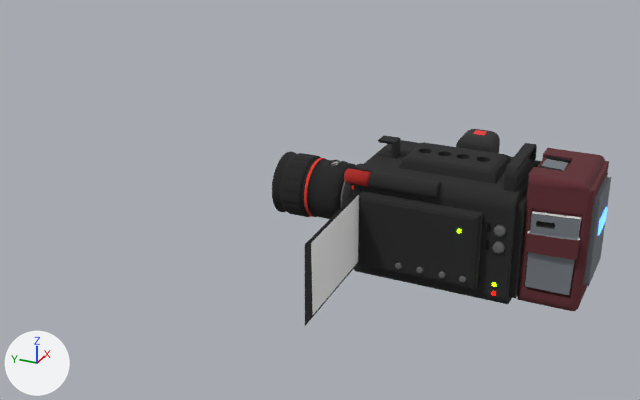
A saved change to the glTF model assets/models/items/video_camera.glb.
Rendered twice from a camera (50 mm lens) standing at (-1.962, -0.621, 1.35) and looking at (0.062, 0.29, 0.338). The lights are fixed; the arrows at lower left show +X, +Y and +Z. The picture after the commit comes second.

The first picture shows 'Cube.004_Material.011_0.001', 'Cube.006_Material.010_0.001', 'Cube.006_Material.017_0.001', 'Cube.007_metalBlack.038_0.001', 'Cylinder.038_metalBlack.038_0.001', 'Cylinder.039_Material.015_0.001', 'screen', 'screen chassis' and 13 more.
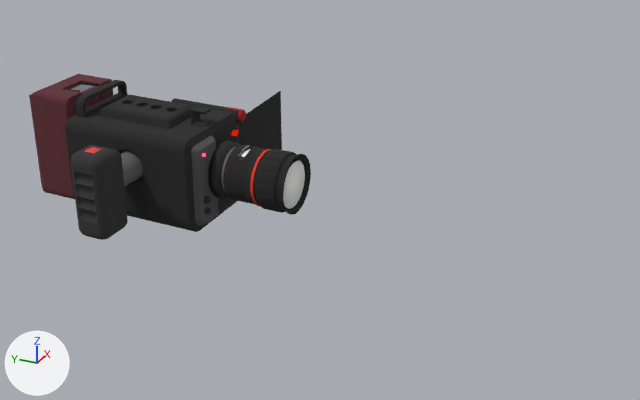
ob_camera is not drawn itself; it is the parent of ob_lens, ob_screen, ob_video_camera.
ob_cube_008 is not drawn itself; it is the parent of ob_cube_007_material_012_0_001, ob_cube_007_metalblack_038_0_001, ob_cube_009, ob_cube_010, ob_cube_011, ob_cube_012, ob_cylinder_008, ob_cylinder_009.

Pixel boxes (x1, y1, x2, y2) of what changed, in the pictures (640 x 400 px):
'Cube.007_metalBlack.038_0.001', turned, rescaled: before (354, 140, 542, 304); after (65, 80, 239, 232)
'Cube.006_Material.017_0.001', turned: before (517, 148, 609, 311); after (29, 74, 113, 199)
'Cylinder.039_Material.015_0.001', turned: before (272, 151, 356, 219); after (223, 145, 311, 215)
'Cube.004_Material.011_0.001', turned, rescaled: before (456, 129, 500, 153); after (71, 145, 128, 240)
'Cube.006_Material.010_0.001', turned (mostly hidden afterwards): before (525, 159, 611, 295); after (72, 85, 94, 92)
'screen', recoloured, surface changed, turned, moved, rescaled (not visible afterwards): before (311, 195, 359, 315)
'screen chassis', turned, rescaled: before (305, 190, 360, 326); after (238, 91, 282, 150)
'Cylinder.038_metalBlack.038_0.001', turned, rescaled: before (349, 168, 441, 200); after (171, 98, 241, 124)
'Cube.007_Material.012_0.001', turned, rescaled (not visible before): after (191, 135, 219, 226)
'Cylinder.040_metalBlack.038_0.001', turned, rescaled (mostly hidden before): before (342, 163, 363, 207); after (208, 141, 240, 199)
'lens', turned (not visible before): after (283, 161, 305, 209)
'Cube.005_metalBlack.038_0.001', turned, rescaled: before (378, 135, 400, 159); after (190, 106, 211, 127)
'Cylinder.021_metalBlack.021_0.001', turned, rescaled (not visible before): after (121, 151, 143, 187)
'Cylinder.036_metalBlack.037_0.001', turned, rescaled: before (344, 168, 371, 187); after (224, 107, 246, 122)
'Cylinder.039_Material.013_0.001', turned: before (304, 158, 325, 217); after (250, 149, 272, 207)
'Cube.006_Material.019_0.001', turned (mostly hidden afterwards): before (536, 155, 571, 229); after (65, 82, 98, 92)
'Cylinder.040_Material.016_0.001', turned, rescaled (mostly hidden): before (340, 180, 345, 208); after (221, 147, 235, 191)
'Cube.006_Material.009_0.001', turned (not visible afterwards): before (528, 211, 582, 240)
'Cylinder.035_metalBlack.035_0.001', turned, rescaled (not visible afterwards): before (492, 242, 505, 254)
'Cube.006_Material.018_0.001', turned (not visible afterwards): before (598, 207, 607, 235)
'Cylinder.037_metalBlack.036_0.001', turned, rescaled (not visible afterwards): before (494, 224, 506, 237)
'Cube.004_Material.001_0.001', turned, rescaled: before (473, 130, 487, 135); after (85, 147, 101, 153)
'Cylinder.039_Material.023_0.001', turned: before (330, 160, 341, 166); after (238, 145, 255, 160)
'Cylinder.001_metalBlack.039_0.001', turned, rescaled (not visible before): after (231, 130, 239, 136)
'Cylinder.025_metalBlack.025_0.001', turned, rescaled (not visible before): after (204, 196, 211, 203)
'Cylinder.007_metalBlack.045_0.001', turned, rescaled (not visible afterwards): before (459, 275, 466, 283)
'Cylinder.006_metalBlack.044_0.001', turned, rescaled (not visible afterwards): before (438, 271, 446, 278)
'Cylinder.004_metalBlack.042_0.001', turned, rescaled (not visible afterwards): before (395, 262, 402, 269)
'Cylinder.005_metalBlack.043_0.001', turned, rescaled (not visible afterwards): before (416, 266, 423, 274)
'Cylinder.026_metalBlack.026_0.001', turned, rescaled (not visible before): after (205, 208, 211, 214)
'Cylinder.039_Material.024_0.001', turned (not visible before): after (241, 149, 250, 157)
'Cylinder.029_metalBlack.029_0.001', turned, rescaled (not visible afterwards): before (492, 282, 496, 287)
'Cylinder.028_metalBlack.028_0.001', turned, rescaled (not visible afterwards): before (491, 291, 496, 296)
'Cylinder.034_metalBlack.034_0.001', turned, rescaled (not visible afterwards): before (457, 229, 461, 233)

Edits to the bpy script that builds the scene:
```text
Change mat_screen:
    mat_screen.base_color: (1.0, 1.0, 1.0) -> (0.0, 0.0, 0.0)  # white #ffffff -> black #000000
    mat_screen.roughness: 1.0 -> 0.0
Change me_mesh_0_001:
    where me_mesh_0_001.from_pydata(...)  # 824 vertices, 1538 faces; spans x -1.08..1.08, y -1.06..1.09, z -1.08..1.08
    remove me_mesh_0_001.materials.append(mat_material_014)  # black #202020
    add me_mesh_0_001.materials.append(mat_material_015)  # black #202020
Change ob_camera:
    ob_camera.rotation_euler: (0.0, 0.0, 0.0) -> (0.0, 0.0, -3.128)  # degrees (0, 0, 0) -> degrees (0, 0, -179)
Change ob_screen:
    ob_screen.parent: ob_camera -> ob_lens
    ob_screen.location: (-0.306, -0.266, -0.00639) -> (-0.195, -3.22, 4.034)
    ob_screen.rotation_euler: (1.584, 3.12, 0.000494) -> (1.618, 0.00829, -0.0402)  # degrees (91, 179, 0) -> degrees (93, 0.5, -2.3)
    ob_screen.scale: (0.14, 0.0928, 1.0) -> (1.02, 1.82, 11.4)
```
